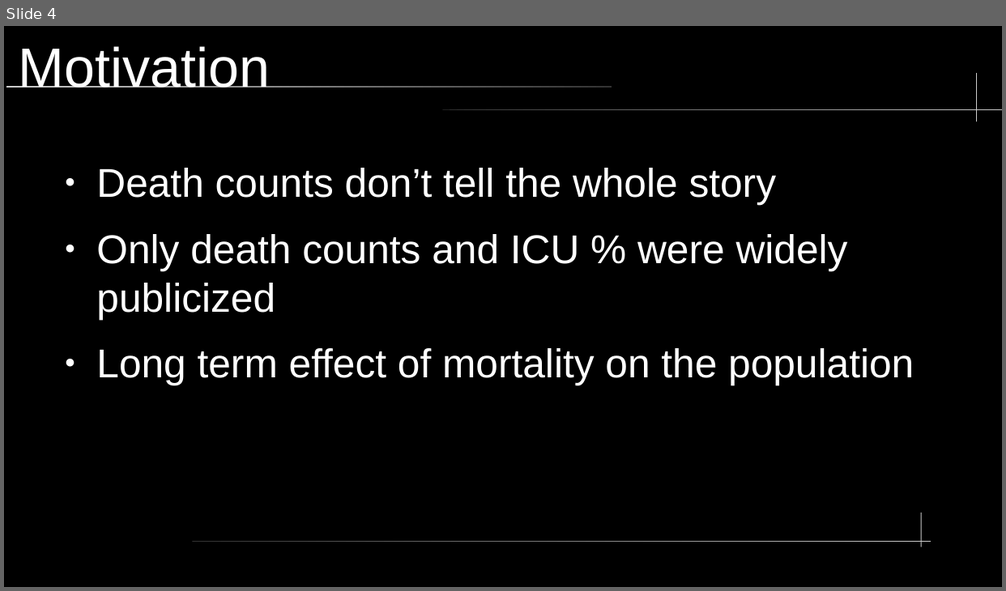
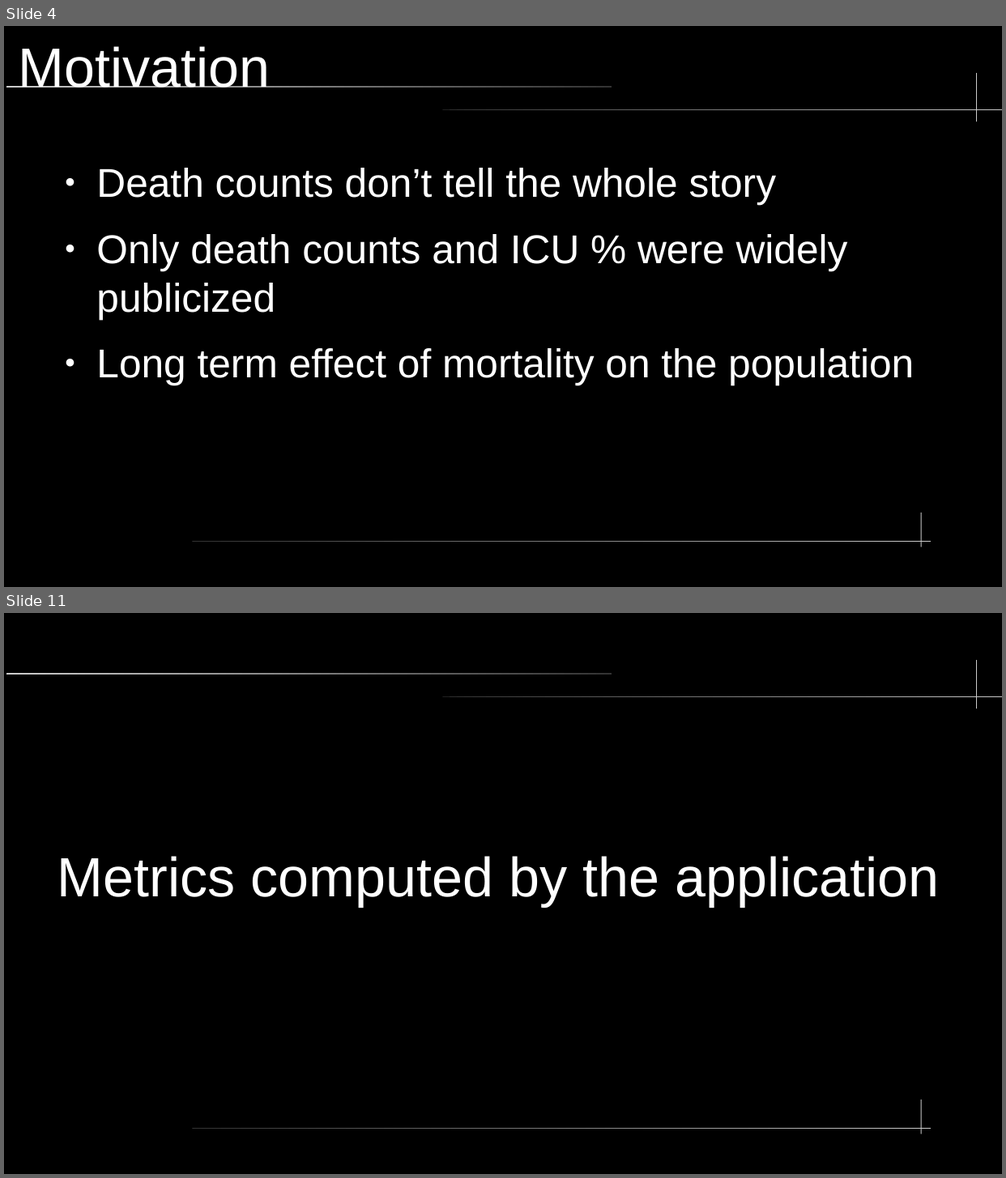
Before and after one commit to dreth/tfm_uc3m, a slide deck: paper/presentation/presentation.odp. Shown one above the other, each under a label of ours: slide 4 before the commit, slides 4 and 11 after it; the slides between them are not shown. The pictures are 1006x591 and 1006x1178 pixels, drawn with LibreOffice and Linux fonts; fonts in the diff are those of the drawing. Boxes give left, top, right and bottom in pixels: in the first picture for what was removed or moved away, otherwise in the second. Text is boxed around its words. In the diff, an @@ line names an element or a change of style, - is before the commit and + after.

```diff
--- a/paper/presentation/presentation.odp
+++ b/paper/presentation/presentation.odp
@@ slide 11 added at box(4, 613, 1002, 1174), background #000000; not listed: 5 template elements that a slide beside it also shows @@
@@ title added at box(57, 856, 939, 907), 44 pt, text #FFFFFF @@
+Metrics computed by the application
```
Also in this commit, not shown: 2 slides changed, 23 other slides added.
